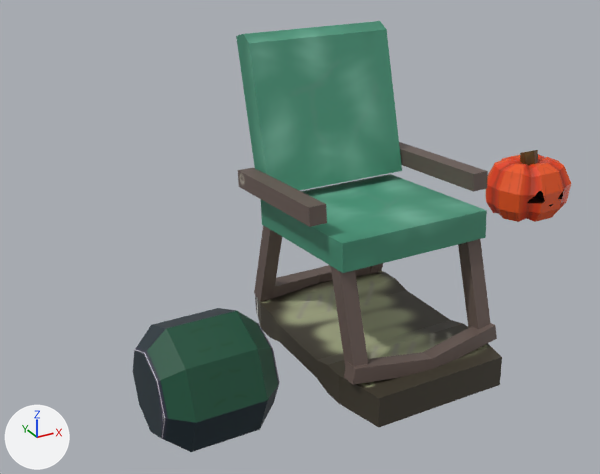
The Blender file Assets/Art/sk8r.blend as it was, and as the next commit left it.
Before and after are seen from a camera (50 mm lens) standing at (-4.71, -6.97, 4.85) and looking at (0.37, 2.26, 0.23). The axes (+X, +Y, +Z) are drawn at lower left. The lights are the same throughout.

The first picture shows 'pumpkin', 'seat', 'seat.wheel'.
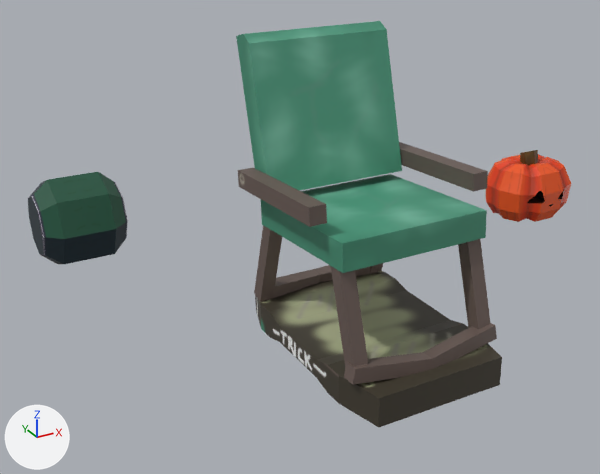
The change, as a list of edits to the scene's bpy script:
```text
Change me_cube_008:
    where me_cube_008.from_pydata(...)  # 147 vertices, 126 faces; spans x -1.09..1.09, y -1.43..1.43, z -0.21..3.26
    used by ob_seat; location = (0.0, 0.0, 0.0)
    me_cube_008 part 1: texture (UV) coordinates of 10 of 126 faces, centred in x -0.9..0.9, y -0.75..0.81, z -0.03..-0.01, changed; they spanned u 0.56..0.91, v 0.53..0.89 and now span u 0.47..1.0, v 0.9..1.01
Change ob_seat_wheel:
    ob_seat_wheel.location: (-2.0, 0.0, 0.0) -> (-2.0, 5.0, 0.0)
```

Changed parts and their boxes [x1, y1, x2, y2] in the pictures (600 x 474 px):
'seat.wheel', moved
    before: [133, 308, 280, 452]
    after: [28, 172, 128, 264]
part 1 of me_cube_008, surface changed (black to grey)
    both: [260, 304, 339, 403]
